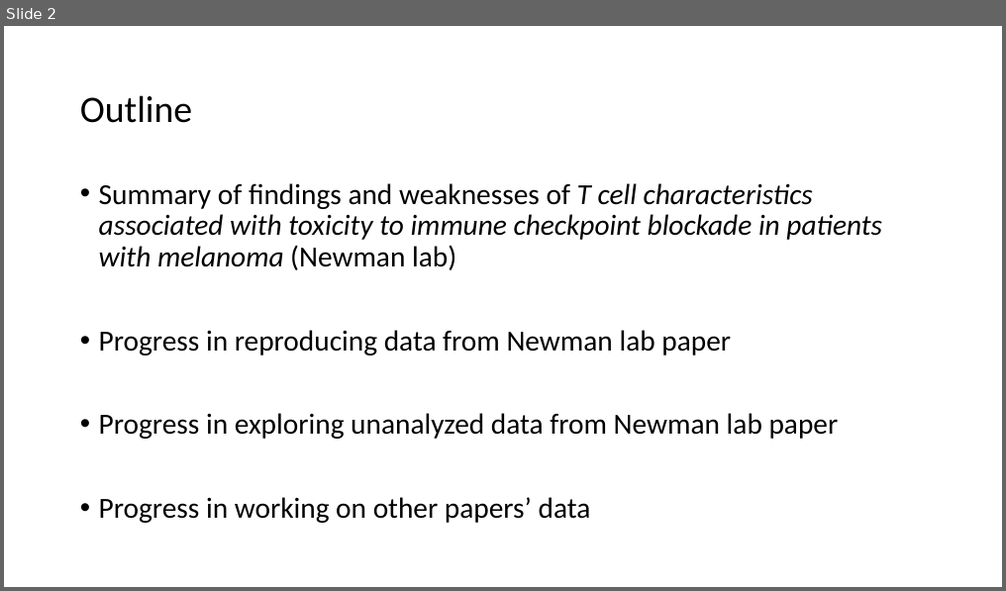
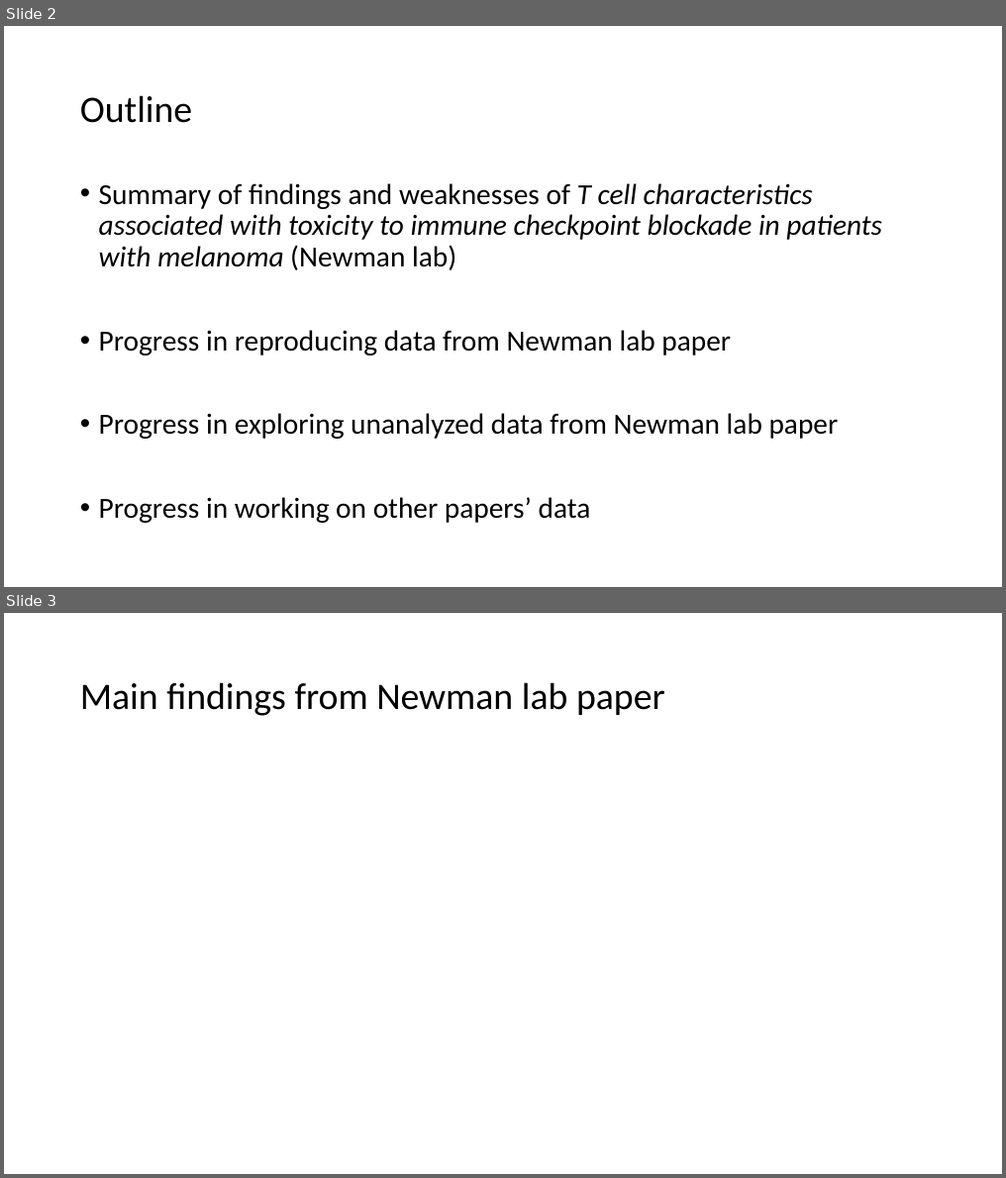
Before and after one commit to tybottorff/bottorffdocs, a slide deck: linsley_postdoc/presentations/weekly_meetings/10_5_23.pptx. Shown one above the other, each under a label of ours: slide 2 before the commit, slides 2 and 3 after it. The pictures are 1006x591 and 1006x1178 pixels, drawn with LibreOffice and Linux fonts; fonts in the diff are those of the drawing. Boxes give left, top, right and bottom in pixels: in the first picture for what was removed or moved away, otherwise in the second. Text is boxed around its words. In the diff, an @@ line names an element or a change of style, - is before the commit and + after.

```diff
--- a/linsley_postdoc/presentations/weekly_meetings/10_5_23.pptx
+++ b/linsley_postdoc/presentations/weekly_meetings/10_5_23.pptx
@@ slide 3 added at (4, 613, 1002, 1174), background #FFFFFF @@
@@ title added at (80, 682, 665, 716), 36 pt, text #000000 @@
+Main findings from Newman lab paper
```
Also in this commit, not shown: 6 other slides added.
